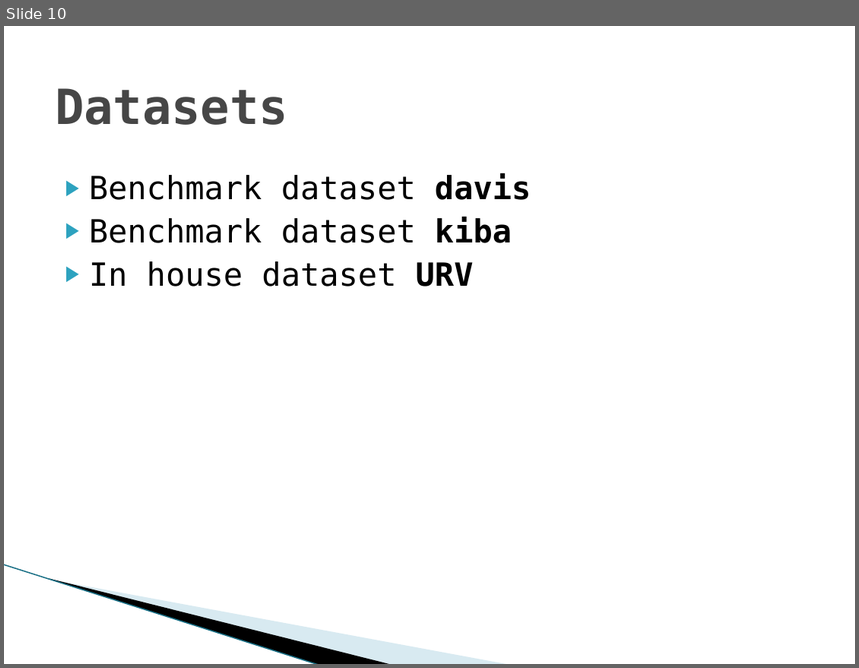
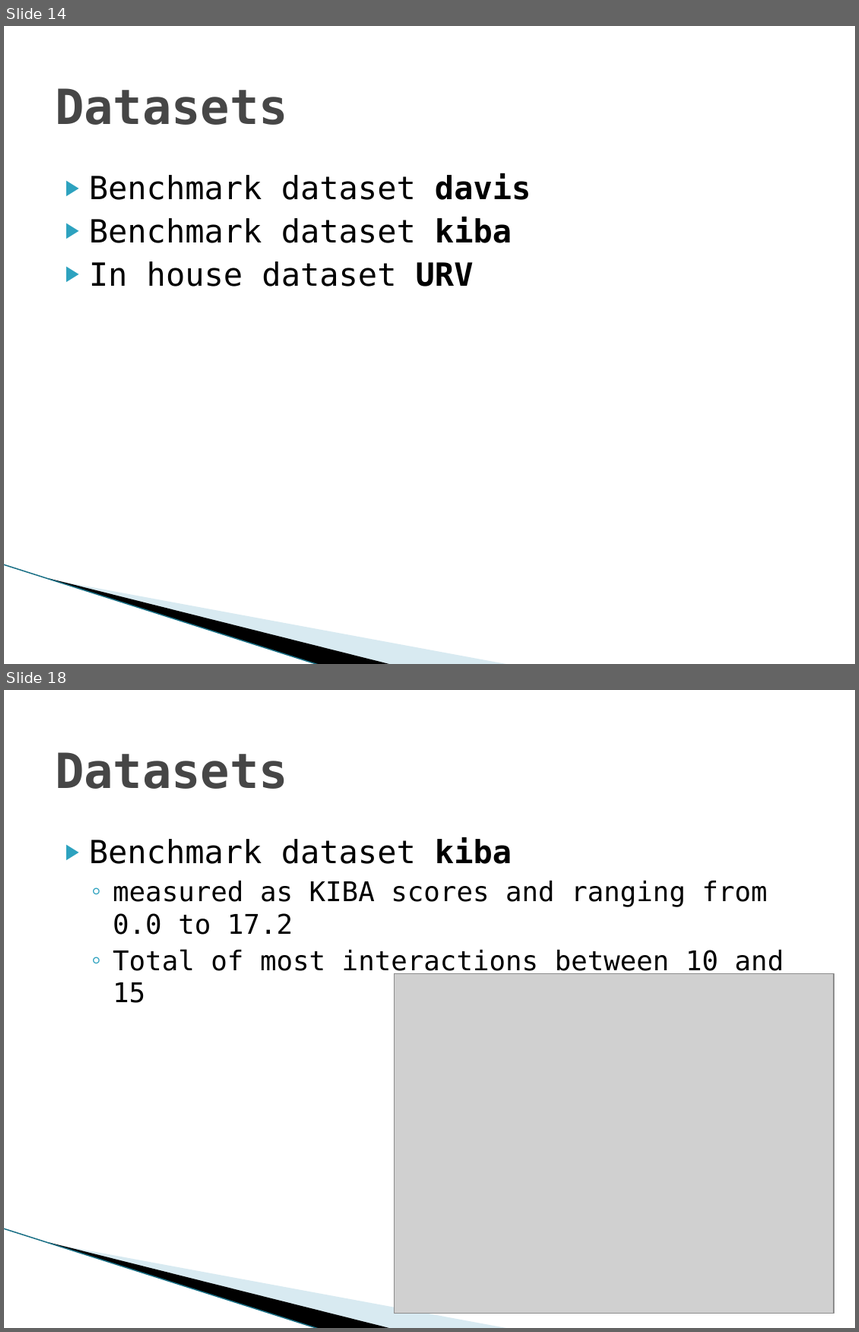
Before and after one commit to YoussefEzz/GraphDTA_forked, a slide deck: presentation/Drug Target affinity.pptx. Shown one above the other, each under a label of ours: slide 10 before the commit, slides 14 and 18 after it; the slides between them are not shown. The pictures are 859x668 and 859x1332 pixels, drawn with LibreOffice and Linux fonts; fonts in the diff are those of the drawing; grey boxes stand for pictures; background and template pictures are left out. Boxes give left, top, right and bottom in pixels: in the first picture for what was removed or moved away, otherwise in the second. Text is boxed around its words. In the diff, an @@ line names an element or a change of style, - is before the commit and + after.

Commit message:
add test_davis_DB.ipynb and test_kiba_DB.ipynb to plot statistics about davis and kiba datasets

```diff
--- a/presentation/Drug Target affinity.pptx
+++ b/presentation/Drug Target affinity.pptx
@@ slide 18 added at <box>4,690,855,1328</box>, background #FFFFFF; not listed: 3 template elements that a slide beside it also shows @@
@@ title added at <box>55,752,288,789</box>, 41 pt, text #464646, bold @@
+Datasets
@@ text added at <box>89,837,785,1003</box>, 23 pt, text #000000 @@
+▶ Benchmark dataset kiba
+  ◦ measured as KIBA scores and ranging from 0.0 to 17.2
+  ◦ Total of most interactions between 10 and 15
@@ picture added at <box>394,973,834,1313</box> @@
@@ what was slide 10 is now slide 14 @@
```
Also in this commit, not shown: 16 other slides added, 1 slide removed, 38 other files.
